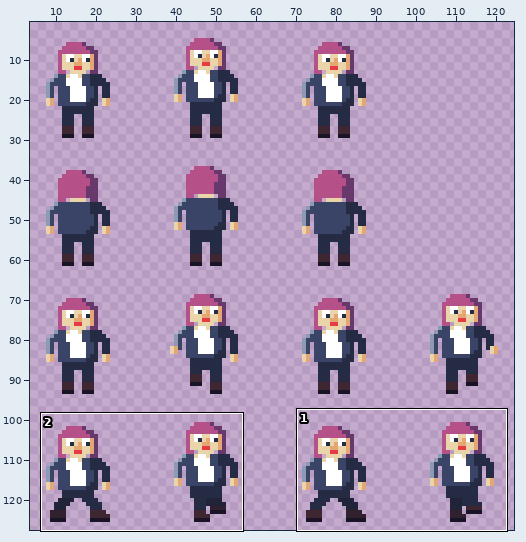
Two states of a pixel-art file, assets/textures/characters/normaali_nahkatakki_32.aseprite. The picture above shows the old version from afar; the outline marks the close-up.
Close-up. First the earlier version:
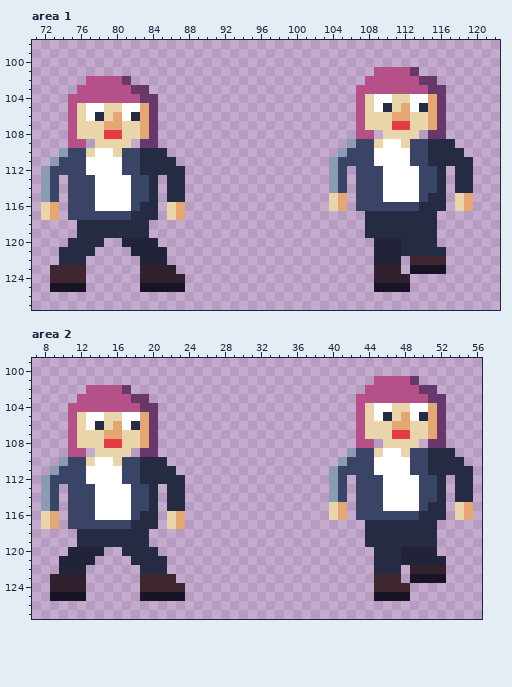
128x128 pixels, 1 frame. Shown: area 1: x 71..122, y 98..127; area 2: x 7..56, y 99..127. The wide view leaves out empty margins.
And afterwards:
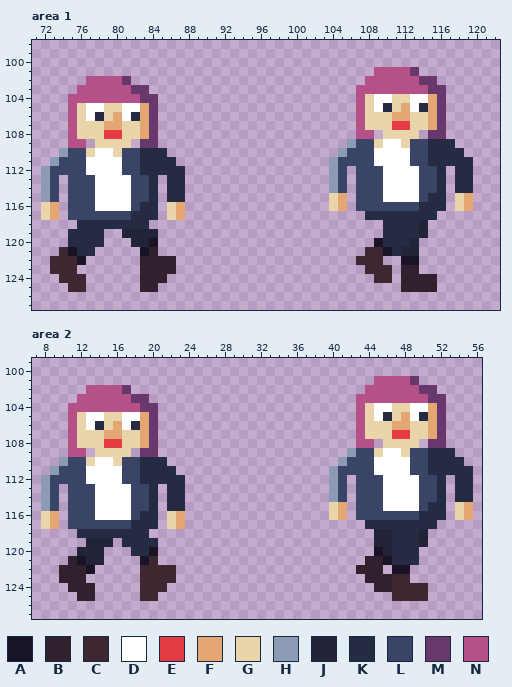
Palette (. is transparent): A #181425  B #31202d  C #3e2731  D #ffffff  E #e43b44  F #e4a672  G #ead4aa  H #8b9bb4  J #212339  K #262b44  L #3a4466  M #68386c  N #b55088
What changed:
Area 1:
y 118: x 108..109 KK -> ..; x 114..115 KK -> J.
y 119: x 75 . -> K; x 79..84 KKKKK. -> ..JJJJ; x 108..109 KK -> ..; x 114..115 KK -> J.
y 120: x 81 J -> .; x 84 J -> A; x 109..111 JJJ -> AKK; x 113..115 KKK -> J..
y 121: x 74..75 KK -> CA; x 82..85 JJJJ -> .AB.; x 108..116 .JJJKKKKK -> CCAKJJ...
y 122: x 73..76 .KKK -> CCCA; x 83..86 JJJ. -> BBBB; x 107..116 ..JJJ.CCCC -> CCC..AA...
y 123: x 76 C -> .; x 108..116 .BBB.AAAA -> CCC.BB...
y 124: x 73 C -> .; x 86..87 BB -> ..; x 109..111 BBB -> CC.; x 113..115 ... -> BBB
y 125: x 73..76 AAAA -> ..CC; x 83..87 AAAAA -> BB...; x 109..115 AAAA... -> ...BBBB
Area 2:
y 118: x 44..46 KKK -> .JJ; x 50..51 KK -> J.
y 119: x 12..16 KKKKK -> .JJJ.; x 20 . -> K; x 44..46 KKK -> .JJ; x 50..51 KK -> J.
y 120: x 11 J -> .; x 17 K -> .; x 20 K -> A; x 45..46 KK -> AJ; x 48..51 JJJJ -> KK..
y 121: x 10..12 JJJ -> .BA; x 14 . -> J; x 18..21 KKKK -> .AC.; x 44..46 .KK -> BBA; x 48..52 JJJJJ -> KK...
y 122: x 10..13 JJJ. -> BBBA; x 19..22 KKK. -> CCCC; x 43..52 ..KKK.BBBB -> BBB.AA....
y 123: x 9 B -> .; x 44..46 .CC -> BBB; x 48..52 .AAAA -> C....
y 124: x 9..10 BB -> ..; x 13 . -> B; x 22..23 CC -> ..; x 45..46 CC -> BB; x 49..50 .. -> CC
y 125: x 9..13 AAAA. -> ...BB; x 19..23 AAAAA -> CC...; x 45..50 AAAA.. -> ..CCCC
Changed places in both close-ups, as pixel boxes (x1, y1, x2, y2):
changed: (356, 220, 446, 292)
changed: (50, 229, 185, 292)
changed: (356, 529, 446, 601)
changed: (50, 538, 185, 601)
